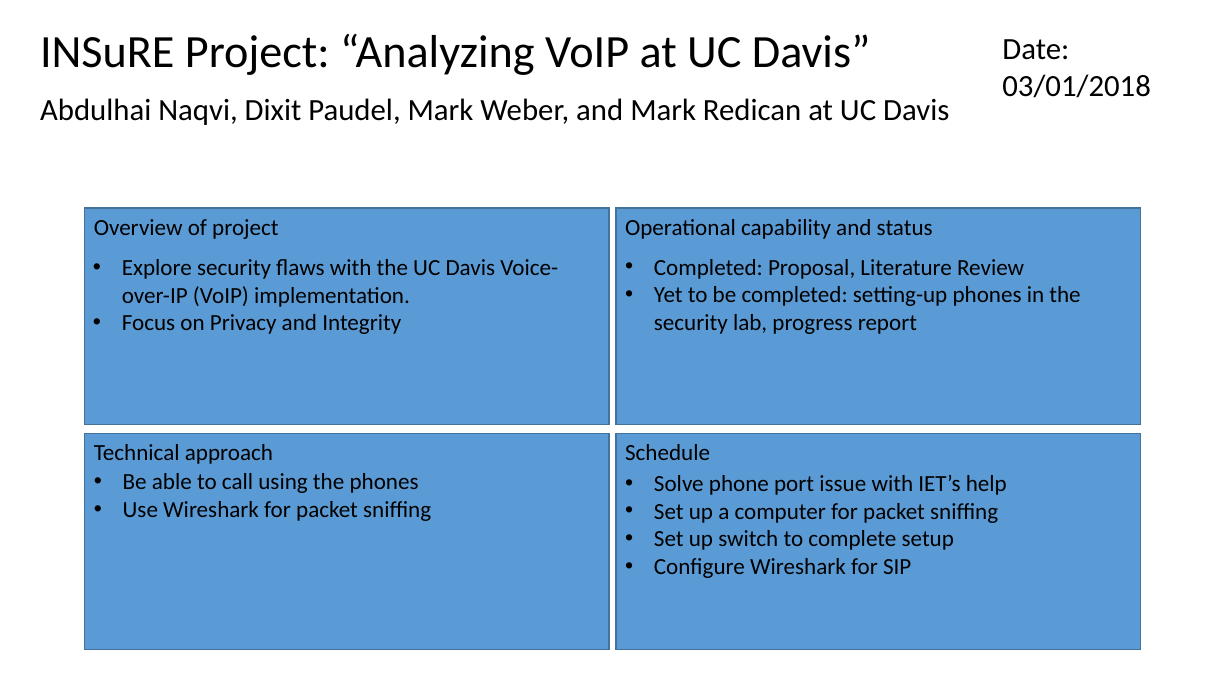
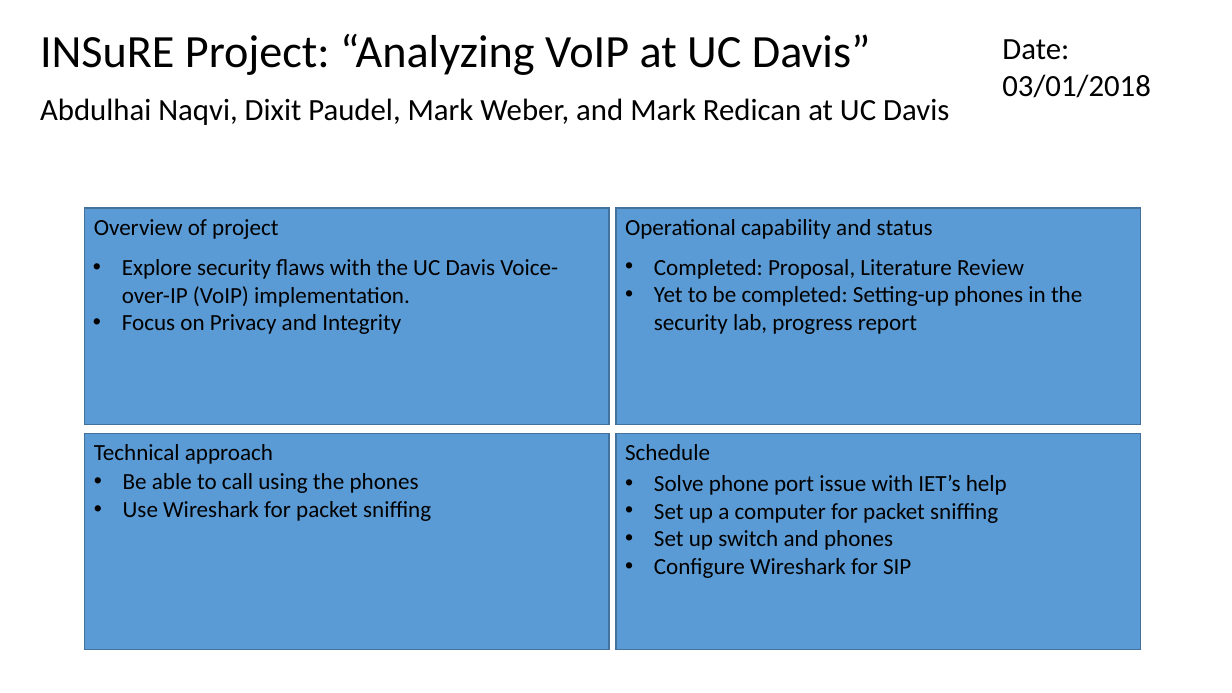
Before and after one commit to meongithub/ecs289M, a slide deck: slide 1 of weekly_dashboard/dashboard-03-01.pptx. Drawn at 1232x693 pixels with LibreOffice and Linux fonts; fonts in the diff are those of the drawing. Boxes give left, top, right and bottom in pixels: in the first picture for what was removed or moved away, otherwise in the second. Text is boxed around its words. In the diff, an @@ line names an element or a change of style, - is before the commit and + after.

Commit message:
minor fixes

```diff
--- a/weekly_dashboard/dashboard-03-01.pptx
+++ b/weekly_dashboard/dashboard-03-01.pptx
@@ text at (654, 286, 1082, 334): text changed @@
-• Yet to be completed: setting-up phones in the security lab, progress report
+• Yet to be completed: Setting-up phones in the security lab, progress report
@@ text at (654, 530, 893, 550): text changed @@
-• Set up switch to complete setup
+• Set up switch and phones
```
